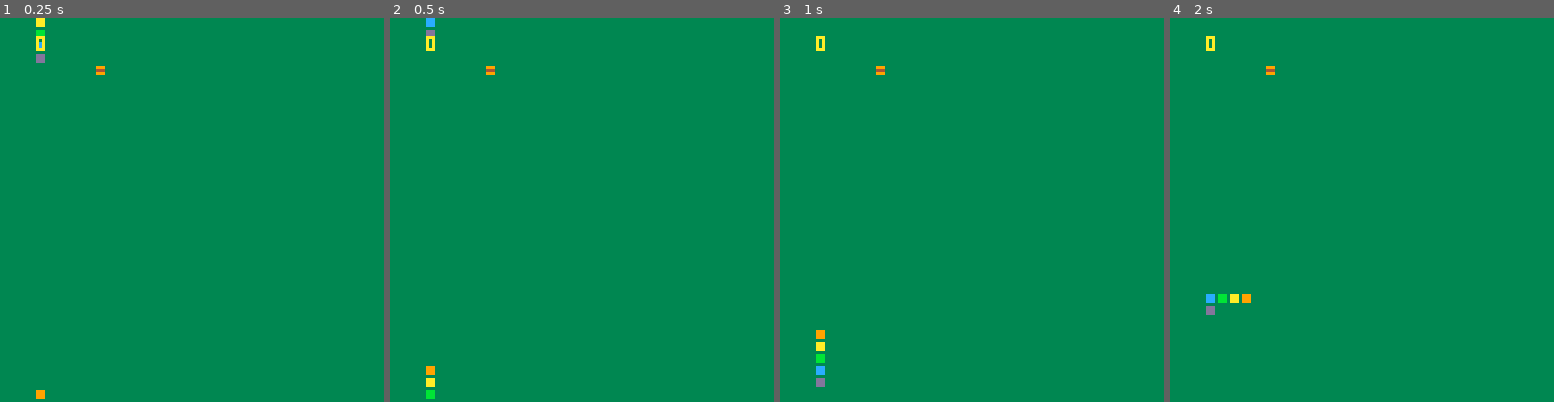
Above: before the commit, frames 1-4 (left to right).
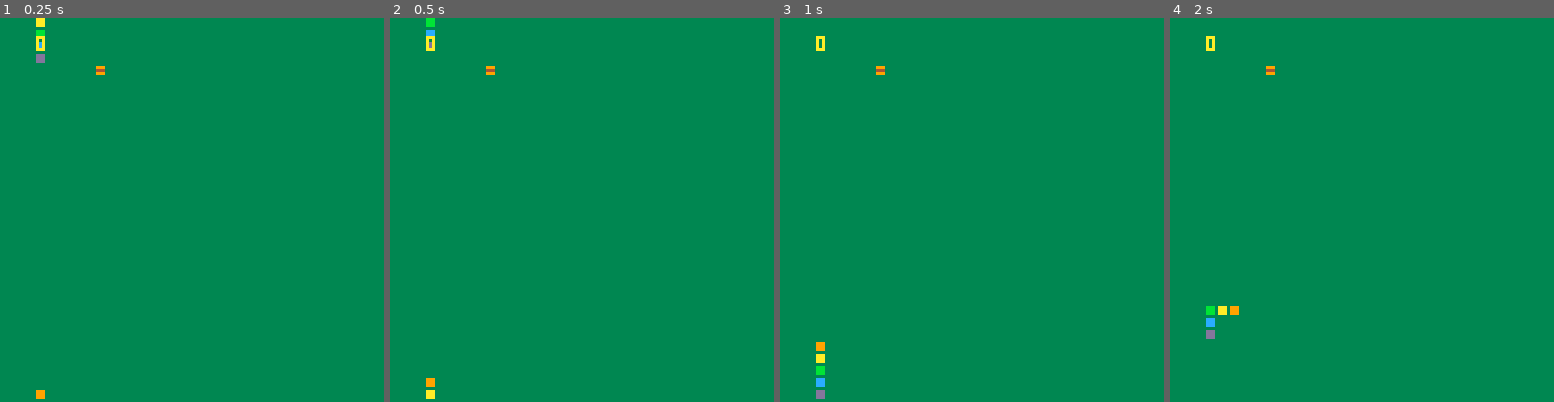
Above: after the commit, the same moments.

Repository: iain8/pico-8-games
Game: PICO-8 cartridge snek_v2.p8
Same seed, same stepped clock (60 frames per second), same inputs: the game is played once before the commit and once after it.
Inputs:
- Up to frame 1 (0.25 s): no input
- Up to frame 2 (0.5 s): no input
- Up to frame 3 (1 s): no input
- Up to frame 4 (2 s): hold Right from 1.6 s (still down)

Frame 1 is identical in both runs. In frame 2, 0.3% of the frame differs, in the area x 9-12%, y 0-100%; in frame 3, 0.3%; in frame 4, 0.5%, in the area x 9-22%, y 71-84%.

Commit message:
overcomplicated and wrong snake extension

Diff:
--- a/snek_v2.p8
+++ b/snek_v2.p8
@@ -29,7 +29,7 @@
     addfood()
   end
 
-  if framecount % 5 == 0 then
+  if framecount % 6 == 0 then
     move()
   end
 
@@ -78,28 +78,16 @@
 
   if direction == 0 then
     next = {next[1] - unitsize, next[2]}
-
-    if eatfood(next) then
-      newtail = {currenttail[1] - unitsize, currenttail[2]}
-    end
   elseif direction == 1 then
     next = {next[1] + unitsize, next[2]}
-
-    if eatfood(next) then
-      newtail = {currenttail[1] + unitsize, currenttail[2]}
-    end
   elseif direction == 2 then
     next = {next[1], next[2] - unitsize}
-
-    if eatfood(next) then
-      newtail = {currenttail[1], currenttail[2] - unitsize}
-    end
   elseif direction == 3 then
     next = {next[1], next[2] + unitsize}
-
-    if eatfood(next) then
-      newtail = {currenttail[1], currenttail[2] + unitsize}
-    end
+  end
+
+  if eatfood(next) then
+    newtail = {currenttail[1], currenttail[2]}
   end
 
   newbody={}
